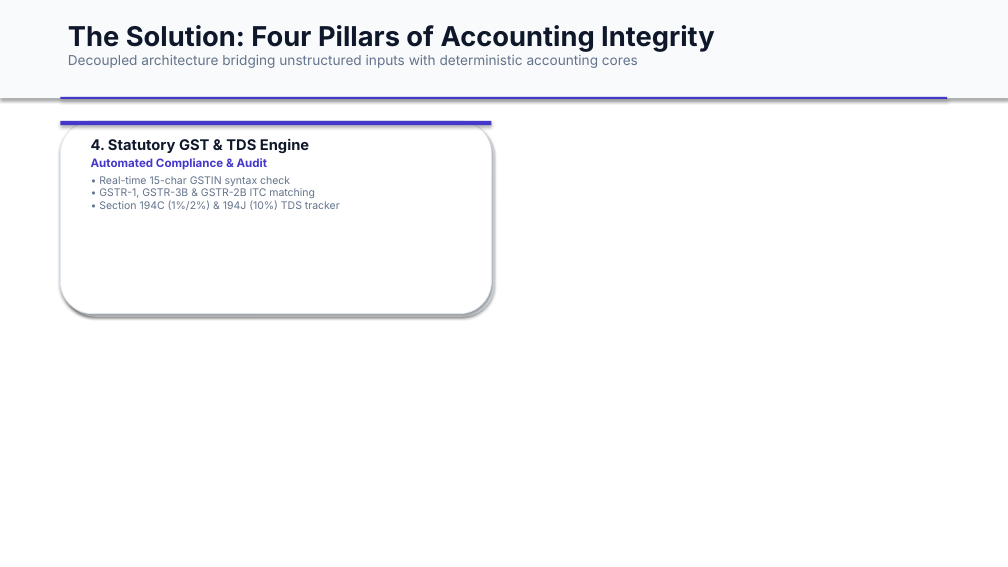
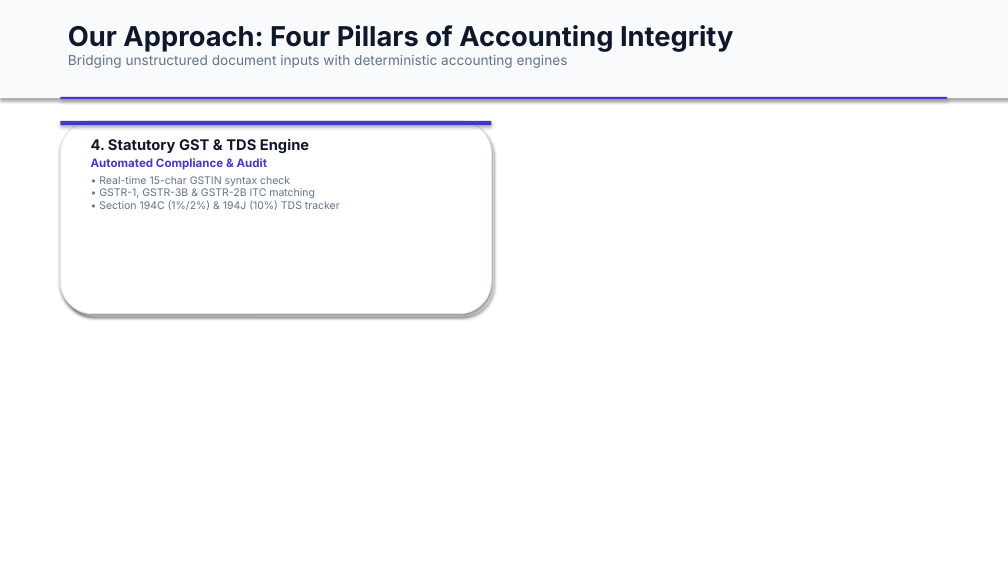
Before and after one commit to Abhitech-st/Vyapar-Mandap, a slide deck: slide 3 of Vyapar_Mandap_Presentation.pptx. Drawn at 1008x567 pixels with LibreOffice and Linux fonts; fonts in the diff are those of the drawing. Boxes give left, top, right and bottom in pixels: in the first picture for what was removed or moved away, otherwise in the second. Text is boxed around its words. In the diff, an @@ line names an element or a change of style, - is before the commit and + after.

Commit message:
docs: update presentation deck and README for OpenAI Codex architecture

```diff
--- a/Vyapar_Mandap_Presentation.pptx
+++ b/Vyapar_Mandap_Presentation.pptx
@@ text at [68,25,733,68]: text changed @@
-The Solution: Four Pillars of Accounting Integrity
-Decoupled architecture bridging unstructured inputs with deterministic accounting cores
+Our Approach: Four Pillars of Accounting Integrity
+Bridging unstructured document inputs with deterministic accounting engines
```
Also in this commit, not shown: 5 other slides changed, 2 slides added, 2 slides removed, 5 other files.
